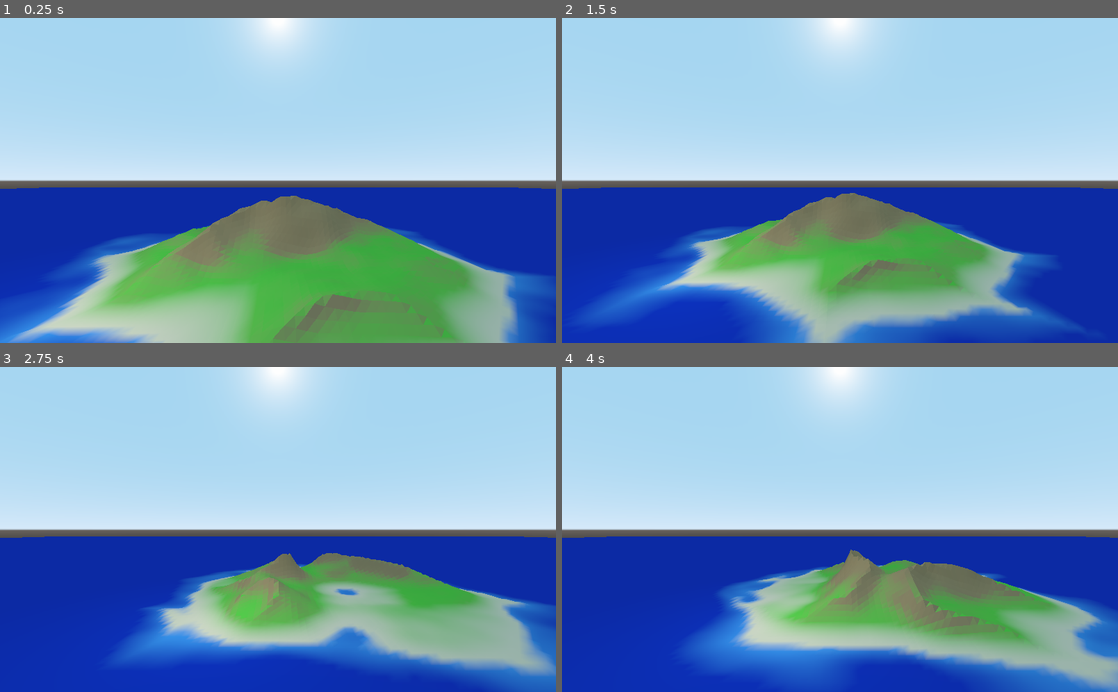
Above: before the commit, frames 1-4 (two rows, left to right).
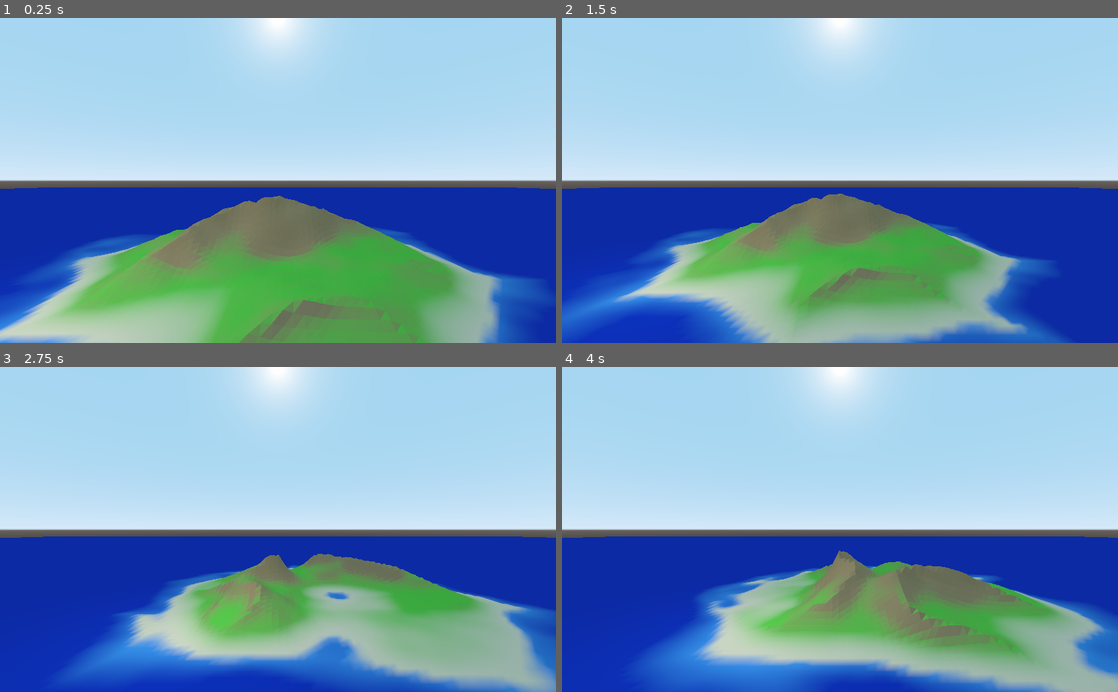
Above: after the commit, the same moments.

Repository: brennanwilkes/Tangaroa2
Game: Godot game, scene res://HeightMapTests.tscn
Two runs of this game, one before a commit and one after it. Both use one fixed random seed, a clock stepped at 60 frames per second and the inputs below.
Inputs (mouse positions are in pixels of both pictures, inside the frame that each line leads up to):
- Up to frame 1 (0.25 s): no input
- Up to frame 2 (1.5 s): tap Enter (anim_off) at 0.5 s; move the mouse to (962, 164) at 0.52 s; hold S (camera_backward) 0.53-1.28 s; click (962, 164) at 0.67 s; tap W (camera_forward) at 0.8, 1.35 s; move the mouse to (728, 196) at 1.27 s; click (728, 196) at 1.42 s
- Up to frame 3 (2.75 s): tap A (camera_left) at 1.55 s; tap Space (anim_on) at 2 s; move the mouse to (333, 458) at 2.02 s; hold A (camera_left) from 2.03 s (still down); click (333, 458) at 2.17 s; tap D (camera_right) at 2.3 s
- Up to frame 4 (4 s): move the mouse to (812, 594) at 2.77 s; release A (camera_left) at 2.78 s; tap D (camera_right) at 2.85 s; click (812, 594) at 2.92 s; tap S (camera_backward) at 3.05 s; move the mouse to (1006, 578) at 3.52 s; hold Enter (anim_off) from 3.53 s (still down); click (1006, 578) at 3.67 s; tap W (camera_forward) at 3.8 s

The runs differ from the first frame. In frame 1, 12% of the frame differs, in the area x 0-100%, y 52-100%; in frame 2, 17%; in frame 3, 16%; in frame 4, 19%, in the area x 3-100%, y 52-100%.

Commit message:
Fixed the camera finally

Diff:
--- a/DebugCamera.gd
+++ b/DebugCamera.gd
@@ -3,22 +3,27 @@
 export var speed = 0.25;
 
 func _process(delta):
-	var movement = Vector3(0.0,0.0,0.0);
-	if Input.is_action_pressed("camera_backward"):
-		movement += Vector3(0.0,0.0,speed);
-	elif Input.is_action_pressed("camera_forward"):
-		movement -= Vector3(0.0,0.0,speed);
-	if Input.is_action_pressed("camera_left"):
-		movement -= Vector3(speed,0.0,0.0);
-	elif Input.is_action_pressed("camera_right"):
-		movement += Vector3(speed,0.0,0.0);
+	if Input.is_action_pressed("camera_forward") or Input.is_action_pressed("camera_backward") or Input.is_action_pressed("camera_left") or Input.is_action_pressed("camera_right"):
+		var ang = -1;
+		if Input.is_action_pressed("camera_forward"):
+			ang = PI;
+		elif Input.is_action_pressed("camera_backward"):
+			ang = PI*2;
+		if Input.is_action_pressed("camera_left"):
+			if ang==-1:
+				ang = PI*3/2
+			else:
+				ang = (ang + PI*3/2)/2;
+		elif Input.is_action_pressed("camera_right"):
+			if ang==-1:
+				ang = PI/2;
+			else:
+				ang = (fmod(ang,PI*2) + PI/2)/2;
 
-	#2d Rotation matrix
-	var ang = fmod(self.rotation.y + (PI*2), (PI*2)) * -1;
-	movement.x = movement.x * cos(ang) - movement.z * sin(ang);
-	movement.z = movement.x * sin(ang) + movement.z * cos(ang);
 
-	self.translation += movement;
+
+		self.translation.x += speed * sin(self.rotation.y + ang);
+		self.translation.z += speed * cos(self.rotation.y + ang);
 
 	var rotation = Vector3(0.0,0.0,0.0);
 	if Input.is_action_pressed("camera_rotate_left"):
--- a/HeightMapTests.tscn
+++ b/HeightMapTests.tscn
@@ -39,7 +39,7 @@
 [node name="Island3D" parent="." instance=ExtResource( 1 )]
 
 [node name="DebugCamera" parent="." instance=ExtResource( 2 )]
-transform = Transform( 1, 0, 0, 0, 1, 0, 0, 0, 1, -2.04645, 15.1161, 46.7244 )
+transform = Transform( 1, 0, 0, 0, 1, 0, 0, 0, 1, 1.023, 15.116, 45.617 )
 
 [node name="water" type="CSGMesh" parent="."]
 transform = Transform( 1000, 0, 0, 0, 1, 0, 0, 0, 1000, 0, -0.1, 0 )
--- a/project.godot
+++ b/project.godot
@@ -75,6 +75,14 @@
 "events": [ Object(InputEventKey,"resource_local_to_scene":false,"resource_name":"","device":0,"alt":false,"shift":false,"control":false,"meta":false,"command":false,"pressed":false,"scancode":16777221,"unicode":0,"echo":false,"script":null)
  ]
 }
+movement_any={
+"deadzone": 0.5,
+"events": [ Object(InputEventKey,"resource_local_to_scene":false,"resource_name":"","device":0,"alt":false,"shift":false,"control":false,"meta":false,"command":false,"pressed":false,"scancode":87,"unicode":0,"echo":false,"script":null)
+, Object(InputEventKey,"resource_local_to_scene":false,"resource_name":"","device":0,"alt":false,"shift":false,"control":false,"meta":false,"command":false,"pressed":false,"scancode":65,"unicode":0,"echo":false,"script":null)
+, Object(InputEventKey,"resource_local_to_scene":false,"resource_name":"","device":0,"alt":false,"shift":false,"control":false,"meta":false,"command":false,"pressed":false,"scancode":83,"unicode":0,"echo":false,"script":null)
+, Object(InputEventKey,"resource_local_to_scene":false,"resource_name":"","device":0,"alt":false,"shift":false,"control":false,"meta":false,"command":false,"pressed":false,"scancode":68,"unicode":0,"echo":false,"script":null)
+ ]
+}
 
 [rendering]
 
